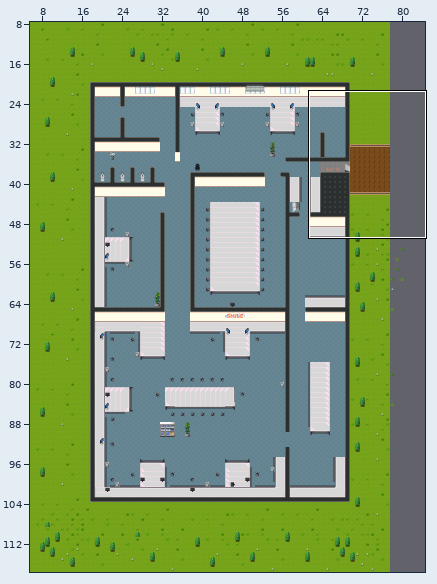
Tiled map (JSON), stored at maps/grenoble_agency.json. Above: a wide view before the commit, with the close-up outlined.
Close-up. Before:
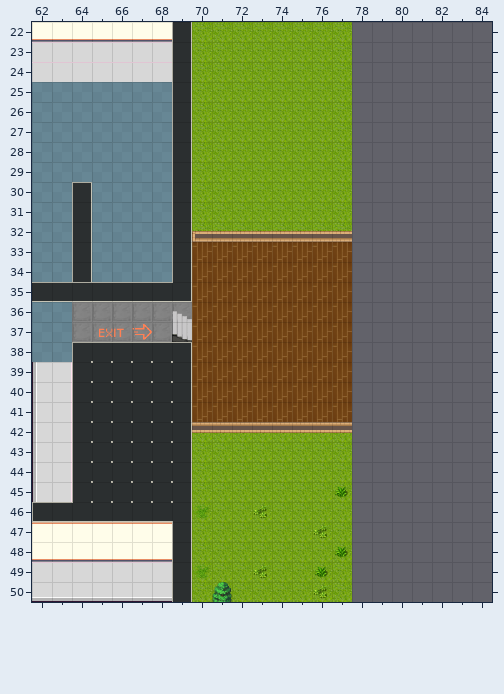
Cells are 32x32 px. Shown: x 62..84, y 22..50. The commit also changed other parts of the map, which this record leaves out.
Now the later version:
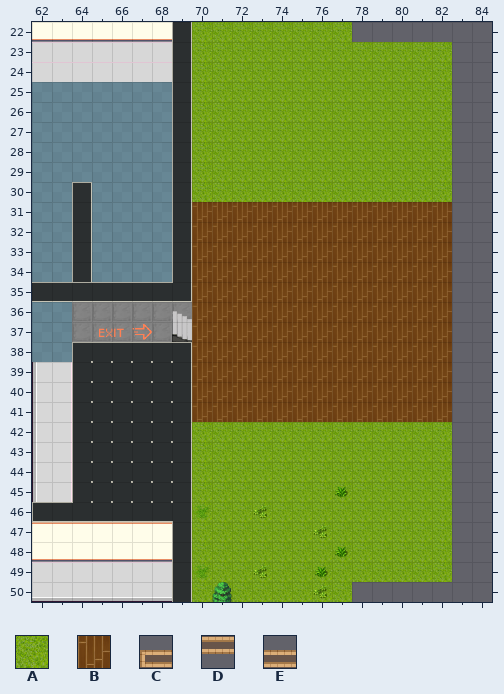
Key: from "custom_outdoor_1": A 0; from "office_2": B 2, C 29 turned 270, D 30 turned 270, E 31 turned 270.
_ is an empty cell, . an unchanged one.
Edits made:
--- layer "ground 1"
@@ x 70..82 @@
-23 ........_____
-24 ........_____
-25 ........_____
-26 ........_____
-27 ........_____
-28 ........_____
-29 ........_____
-30 ........_____
-31 AAAAAAAA.....
-32 AAAAAAAA.....
+23 ........AAAAA
+24 ........AAAAA
+25 ........AAAAA
+26 ........AAAAA
+27 ........AAAAA
+28 ........AAAAA
+29 ........AAAAA
+30 ........AAAAA
+31 ________.....
+32 ________.....
@@ x 78..82 @@
-42 _____
-43 _____
-44 _____
-45 _____
-46 _____
-47 _____
-48 _____
-49 _____
+42 AAAAA
+43 AAAAA
+44 AAAAA
+45 AAAAA
+46 AAAAA
+47 AAAAA
+48 AAAAA
+49 AAAAA
--- layer "layer 1"
@@ x 70..82 @@
-31 _____________
-32 _____________
-33 ........_____
-34 ........_____
-35 ........_____
-36 ........_____
-37 ........_____
-38 ........_____
-39 ........_____
-40 ........_____
-41 ........_____
+31 BBBBBBBBBBBBB
+32 BBBBBBBBBBBBB
+33 ........BBBBB
+34 ........BBBBB
+35 ........BBBBB
+36 ........BBBBB
+37 ........BBBBB
+38 ........BBBBB
+39 ........BBBBB
+40 ........BBBBB
+41 ........BBBBB
--- layer "layer 2"
@@ x 70..77 @@
-32 CEEEEEEE
+32 ________
@@ x 70..77 @@
-42 DDDDDDDD
+42 ________
Where, in picture pixels (left, top, right, bottom), the same in both close-ups:
changed: (192, 42, 452, 582)
